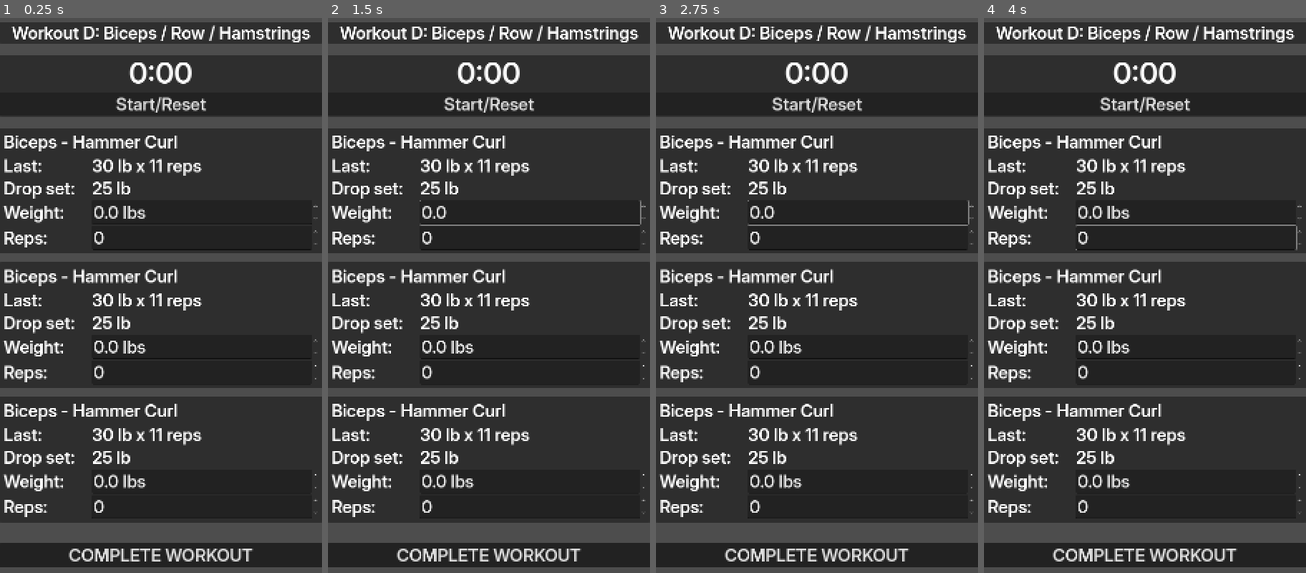
Above: before the commit, frames 1-4 (left to right).
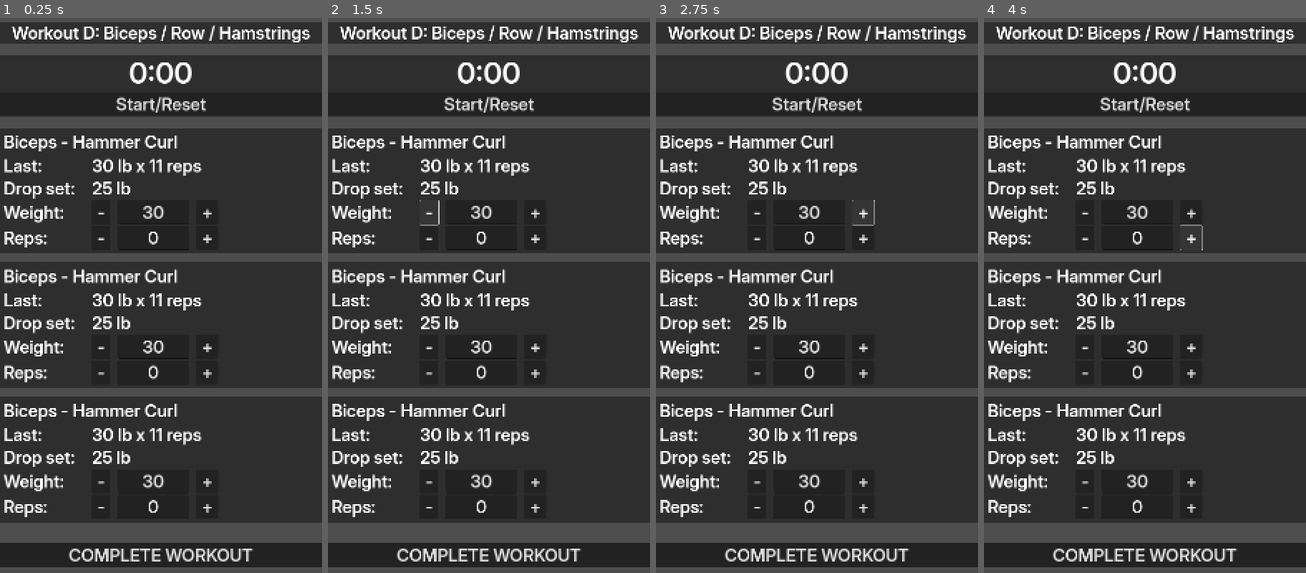
Above: after the commit, the same moments.

Repository: DanielMcPherson/workout-tracker
Game: Godot game, scene res://main.tscn
Two runs of this game, one before a commit and one after it. Both use one fixed random seed, a clock stepped at 60 frames per second and the inputs below.
Inputs (mouse positions are in pixels of both pictures, inside the frame that each line leads up to):
- Up to frame 1 (0.25 s): no input
- Up to frame 2 (1.5 s): click "Start/Reset" at 0.5 s; click (427, 212) at 1.25 s, where only the run after the commit has a clickable "-"
- Up to frame 3 (2.75 s): click (862, 212) at 2 s, where only the run after the commit has a clickable "+"
- Up to frame 4 (4 s): click (1083, 240) at 2.75 s, where only the run after the commit has a clickable "-"; click (1190, 240) at 3.5 s, where only the run after the commit has a clickable "+"

The runs differ from the first frame. In frame 1, 1.5% of the frame differs, in the area x 29-99%, y 33-90%; in frame 2, 1.6%; in frame 3, 1.6%; in frame 4, 1.7%, in the area x 28-99%, y 33-90%.

Commit message:
LineEdit instead of SpinBox

Diff:
--- a/exercise_panel.tscn
+++ b/exercise_panel.tscn
@@ -50,21 +50,43 @@
 layout_mode = 2
 text = "Weight:"
 
-[node name="WeightInput" type="SpinBox" parent="ContentMargin/VBoxContainer/GridContainer"]
+[node name="WeightHBox" type="HBoxContainer" parent="ContentMargin/VBoxContainer/GridContainer"]
 layout_mode = 2
-size_flags_horizontal = 3
-max_value = 500.0
-step = 2.5
-suffix = "lbs"
+theme_override_constants/separation = 20
+
+[node name="WeightDownButton" type="Button" parent="ContentMargin/VBoxContainer/GridContainer/WeightHBox"]
+layout_mode = 2
+text = " - "
+
+[node name="WeightLineEdit" type="LineEdit" parent="ContentMargin/VBoxContainer/GridContainer/WeightHBox"]
+layout_mode = 2
+text = "30"
+alignment = 1
+
+[node name="WeightUpButton" type="Button" parent="ContentMargin/VBoxContainer/GridContainer/WeightHBox"]
+layout_mode = 2
+text = " + "
 
 [node name="RepsLabel" type="Label" parent="ContentMargin/VBoxContainer/GridContainer"]
 layout_mode = 2
 text = "Reps:"
 
-[node name="RepsInput" type="SpinBox" parent="ContentMargin/VBoxContainer/GridContainer"]
+[node name="RepsHBox" type="HBoxContainer" parent="ContentMargin/VBoxContainer/GridContainer"]
 layout_mode = 2
-size_flags_horizontal = 3
-max_value = 25.0
+theme_override_constants/separation = 20
+
+[node name="RepstDownButton" type="Button" parent="ContentMargin/VBoxContainer/GridContainer/RepsHBox"]
+layout_mode = 2
+text = " - "
+
+[node name="RepsLineEdit" type="LineEdit" parent="ContentMargin/VBoxContainer/GridContainer/RepsHBox"]
+layout_mode = 2
+text = "0"
+alignment = 1
+
+[node name="RepsUpButton" type="Button" parent="ContentMargin/VBoxContainer/GridContainer/RepsHBox"]
+layout_mode = 2
+text = " + "
 
 [node name="ExercisePanel" type="Control" parent="."]
 layout_mode = 2
--- a/main.tscn
+++ b/main.tscn
@@ -26,34 +26,34 @@
 layout_mode = 2
 theme_override_constants/separation = 32
 
-[node name="HeaderPanel" type="PanelContainer" parent="MainMargin/MainVBox"]
-layout_mode = 2
-
-[node name="MarginContainer" type="MarginContainer" parent="MainMargin/MainVBox/HeaderPanel"]
-layout_mode = 2
-
-[node name="WorkoutTitleLabel" type="Label" parent="MainMargin/MainVBox/HeaderPanel/MarginContainer"]
-layout_mode = 2
-text = "Workout D: Biceps / Row / Hamstrings"
-horizontal_alignment = 1
-vertical_alignment = 1
-
 [node name="TitlePanel" type="PanelContainer" parent="MainMargin/MainVBox"]
 layout_mode = 2
 
 [node name="MarginContainer" type="MarginContainer" parent="MainMargin/MainVBox/TitlePanel"]
 layout_mode = 2
 
-[node name="TimerVBox" type="VBoxContainer" parent="MainMargin/MainVBox/TitlePanel/MarginContainer"]
+[node name="WorkoutTitleLabel" type="Label" parent="MainMargin/MainVBox/TitlePanel/MarginContainer"]
+layout_mode = 2
+text = "Workout D: Biceps / Row / Hamstrings"
+horizontal_alignment = 1
+vertical_alignment = 1
+
+[node name="TimerPanel" type="PanelContainer" parent="MainMargin/MainVBox"]
 layout_mode = 2
 
-[node name="TimerValue" type="Label" parent="MainMargin/MainVBox/TitlePanel/MarginContainer/TimerVBox"]
+[node name="MarginContainer" type="MarginContainer" parent="MainMargin/MainVBox/TimerPanel"]
+layout_mode = 2
+
+[node name="TimerVBox" type="VBoxContainer" parent="MainMargin/MainVBox/TimerPanel/MarginContainer"]
+layout_mode = 2
+
+[node name="TimerValue" type="Label" parent="MainMargin/MainVBox/TimerPanel/MarginContainer/TimerVBox"]
 layout_mode = 2
 theme_override_font_sizes/font_size = 82
 text = "0:00"
 horizontal_alignment = 1
 
-[node name="TimerButton" type="Button" parent="MainMargin/MainVBox/TitlePanel/MarginContainer/TimerVBox"]
+[node name="TimerButton" type="Button" parent="MainMargin/MainVBox/TimerPanel/MarginContainer/TimerVBox"]
 layout_mode = 2
 text = "Start/Reset"
 
